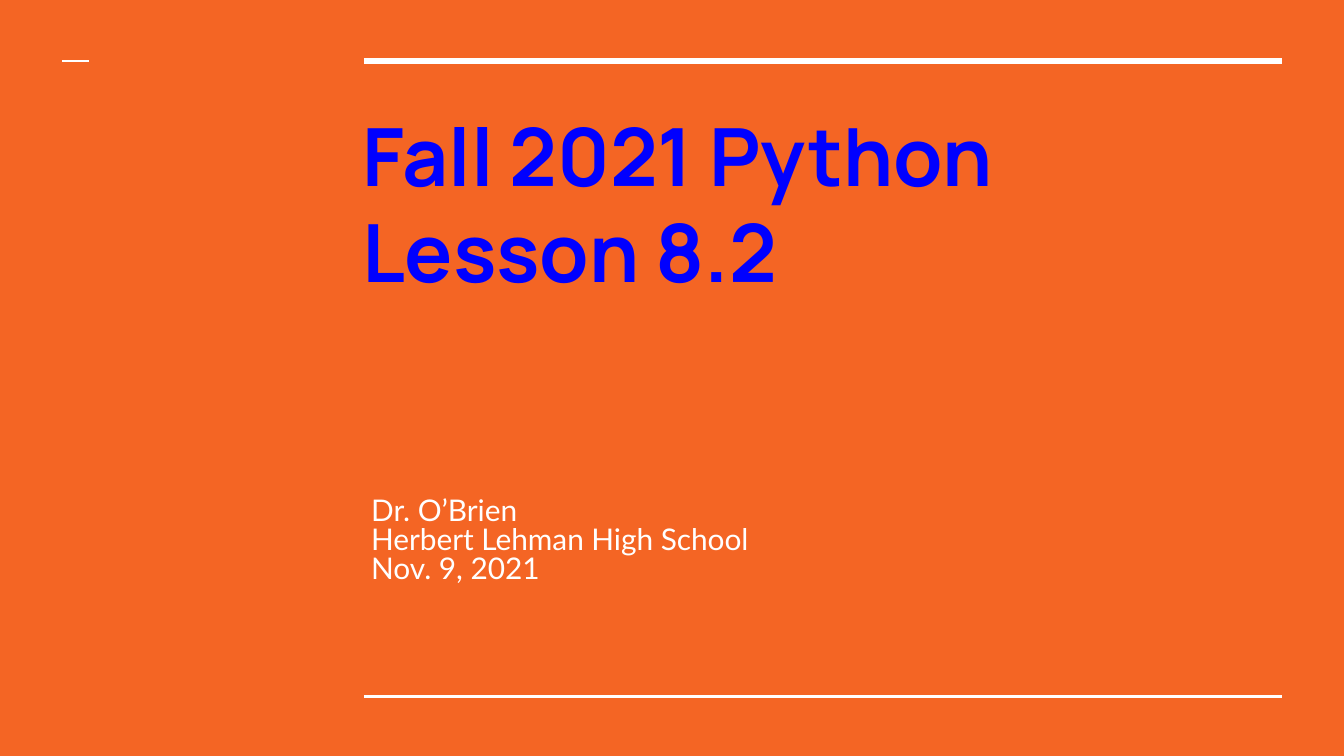
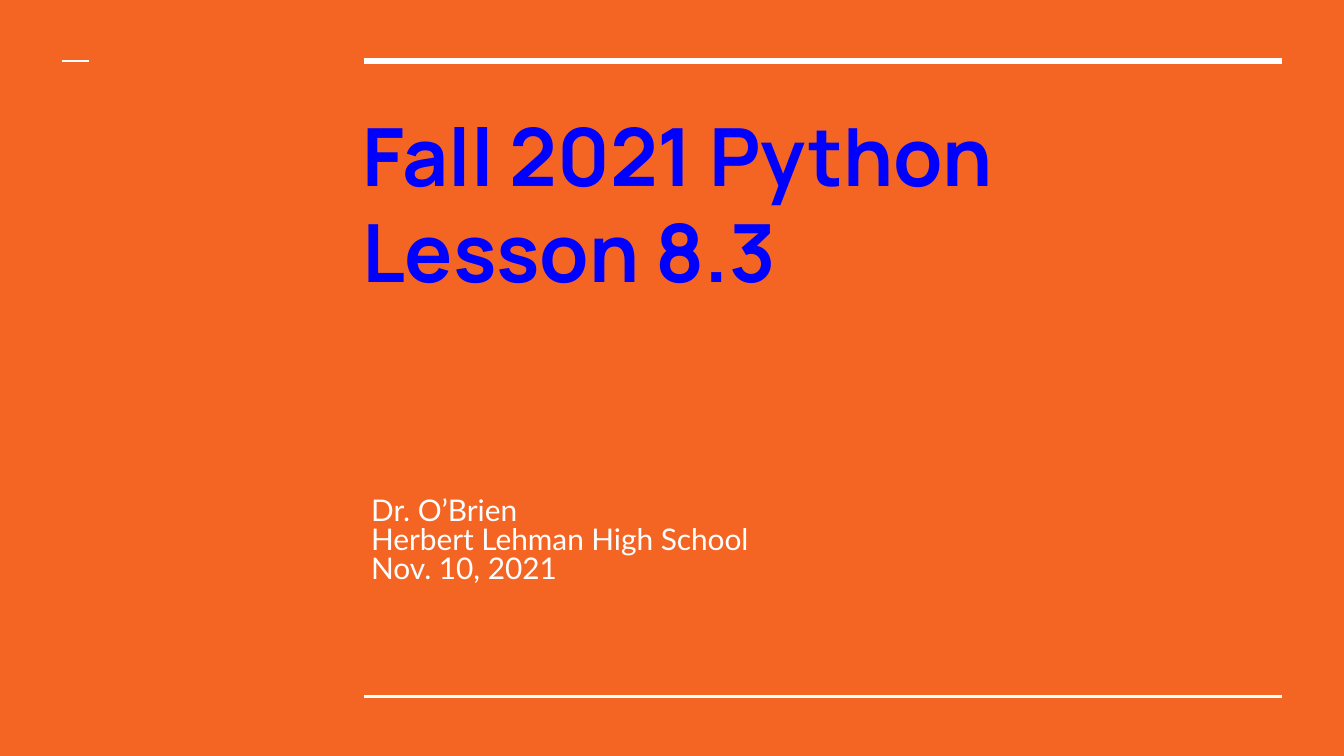
Before and after one commit to cobrien87/work, a slide deck: slide 1 of print/lesson_81_python.pptx. Drawn at 1344x756 pixels with LibreOffice and Linux fonts; fonts in the diff are those of the drawing; background and template pictures are left out. Boxes give left, top, right and bottom in pixels: in the first picture for what was removed or moved away, otherwise in the second. Text is boxed around its words. In the diff, an @@ line names an element or a change of style, - is before the commit and + after.

Commit message:
pptx

```diff
--- a/print/lesson_81_python.pptx
+++ b/print/lesson_81_python.pptx
@@ title at (362,223,776,284): text changed @@
-Lesson 8.2
+Lesson 8.3
@@ subtitle at (371,557,557,583): text changed @@
-Nov. 9, 2021
+Nov. 10, 2021
```
Also in this commit, not shown: 4 other slides changed, 7 other files.
